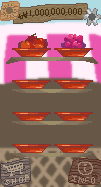
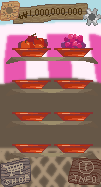
Layer changes from the first (101, 187) image to the second:
renamed "priceicon" to "allinfoicon", painted on it over left=71, top=161, right=96, bottom=184
removed layer "allinfo" from group "uibtn" over left=71, top=161, right=96, bottom=184
